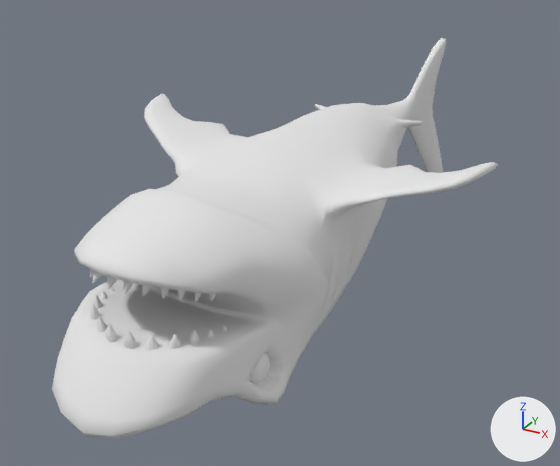
A saved change to the Blender file rigs/shark/animation-shark-dead-floating.blend.
Camera for both pictures: a 50 mm camera at (2.24, -3.99, 2.15) aimed at (-0.34, 0.71, -0.2). Every picture has the same lights, and +X, +Y and +Z are marked at lower right. The first picture is the older version. Both versions are drawn at frame 0 of the action 'Dead Floating'; the numbers are the values there.

Objects in the first picture: 'Shark', 'Shark pieces'.
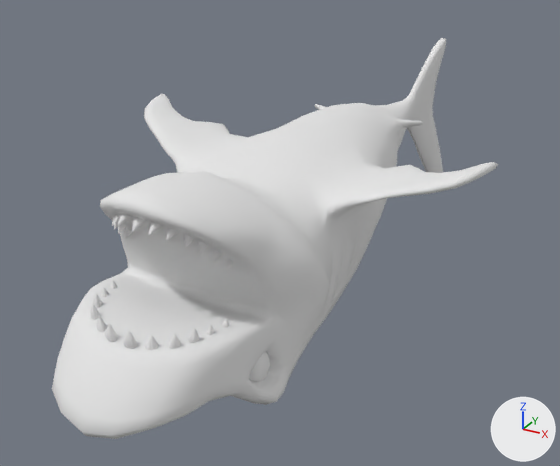
Pixel boxes (x1, y1, x2, y2) of what changed, in the pictures (560 x 466 px; the box of a moved part takes in the faces that stretch with it):
'Shark pieces', reshaped
    before: (90, 269, 270, 382)
    after: (90, 214, 270, 382)
part 1 of me_shark, moved or reshaped
    before: (73, 140, 358, 405)
    after: (74, 141, 358, 405)
part 2 of me_shark_pieces, moved or reshaped
    before: (92, 271, 103, 283)
    after: (117, 214, 133, 226)
part 3 of me_shark_pieces, moved or reshaped
    before: (90, 269, 94, 278)
    after: (113, 214, 121, 225)
part 4 of me_shark_pieces, moved or reshaped (not visible before)
    after: (118, 223, 126, 234)
part 5 of me_shark_pieces, moved or reshaped (not visible before)
    after: (125, 229, 132, 239)
part 6 of me_shark_pieces, moved or reshaped
    before: (107, 276, 118, 290)
    after: (132, 217, 147, 231)
part 7 of me_shark_pieces, moved or reshaped
    before: (101, 291, 108, 299)
    after: (102, 288, 109, 297)
part 8 of me_shark_pieces, moved or reshaped
    before: (110, 287, 114, 291)
    after: (111, 280, 117, 289)
part 9 of me_shark_pieces, moved or reshaped
    before: (123, 281, 135, 294)
    after: (149, 222, 162, 235)
part 10 of me_shark_pieces, moved or reshaped
    before: (142, 285, 152, 296)
    after: (167, 228, 178, 241)
part 11 of me_shark_pieces, moved or reshaped
    before: (161, 288, 169, 299)
    after: (184, 234, 194, 248)
part 12 of me_shark_pieces, moved or reshaped
    before: (177, 290, 186, 301)
    after: (199, 242, 208, 255)
part 13 of me_shark_pieces, moved or reshaped
    before: (194, 292, 202, 302)
    after: (213, 250, 220, 262)
part 14 of me_shark_pieces, moved or reshaped
    before: (211, 294, 216, 302)
    after: (226, 258, 232, 269)
part 15 of me_shark_pieces, moved or reshaped
    before: (207, 329, 214, 337)
    after: (206, 325, 214, 335)
part 16 of me_shark_pieces, moved or reshaped
    before: (222, 326, 227, 331)
    after: (222, 319, 229, 328)

Edits to the bpy script that builds the scene:
```text
Change me_shark:
    where me_shark.from_pydata(...)  # 1766 vertices, 1816 faces; spans x -1.19..1.26, y -1.83..3.78, z -1.05..0.88
    me_shark part 1: 453 of 1766 vertices moved; they spanned x -0.64..0.65, y -1.62..-0.23, z -0.35..0.76 and now span x -0.64..0.65, y -1.4..-0.19, z -0.34..0.86; mean shift (0.0, 0.05, 0.03); largest move (0.01, -1.62, 0.6) -> (0.02, -1.39, 0.83)
Change me_shark_pieces:
    remove me_shark_pieces.from_pydata(...)  # 1578 vertices, 1562 faces; spans x -0.545..0.519, y -1.574..-0.88, z -0.263..0.558
    add me_shark_pieces.from_pydata(...)  # 1578 vertices, 1562 faces; spans x -0.545..0.519, y -1.543..-0.882, z -0.259..0.765
    me_shark_pieces part 2: the loose piece of 50 vertices spanning x -0.108..-0.048, y -1.57..-1.479, z 0.475..0.555 is multiplied about its middle by the matrix ((1.0, -0.023, -0.006), (0.024, 0.955, 0.297), (-0.002, -0.297, 0.955)), then moved by (0.013, 0.2, 0.208)
    me_shark_pieces part 3: the loose piece of 50 vertices spanning x -0.17..-0.115, y -1.515..-1.429, z 0.464..0.548 is multiplied about its middle by the matrix ((1.0, -0.023, -0.006), (0.024, 0.955, 0.297), (-0.002, -0.297, 0.955)), then moved by (0.012, 0.193, 0.193)
    me_shark_pieces part 4: the loose piece of 50 vertices spanning x -0.299..-0.271, y -1.293..-1.241, z 0.381..0.447 is multiplied about its middle by the matrix ((1.0, -0.023, -0.005), (0.023, 0.954, 0.297), (-0.002, -0.297, 0.955)), then moved by (0.008, 0.153, 0.137)
    me_shark_pieces part 5: the loose piece of 50 vertices spanning x -0.321..-0.294, y -1.195..-1.145, z 0.346..0.408 is multiplied about its middle by the matrix ((0.998, -0.018, -0.006), (0.019, 0.955, 0.29), (0.001, -0.29, 0.955)), then moved by (0.005, 0.132, 0.107)
    me_shark_pieces part 6: the loose piece of 50 vertices spanning x -0.025..0.041, y -1.574..-1.492, z 0.468..0.558 is multiplied about its middle by the matrix ((1.0, -0.023, -0.006), (0.024, 0.955, 0.297), (-0.002, -0.297, 0.955)), then moved by (0.013, 0.201, 0.211)
    me_shark_pieces part 7: the loose piece of 50 vertices spanning x -0.348..-0.316, y -1.264..-1.219, z 0.15..0.22 is multiplied about its middle by the matrix ((1.0, -0.002, -0.002), (0.002, 0.999, 0.037), (0.002, -0.037, 0.999)), then moved by (0.001, 0.005, 0.019)
    me_shark_pieces part 8: the loose piece of 50 vertices spanning x -0.373..-0.343, y -1.167..-1.125, z 0.133..0.199 is multiplied about its middle by the matrix ((1.0, -0.004, -0.002), (0.005, 0.997, 0.079), (0.002, -0.079, 0.997)), then moved by (0.002, 0.011, 0.032)
    me_shark_pieces part 9: the loose piece of 50 vertices spanning x 0.066..0.124, y -1.574..-1.483, z 0.466..0.547 is multiplied about its middle by the matrix ((1.0, -0.023, -0.006), (0.024, 0.955, 0.297), (-0.002, -0.297, 0.955)), then moved by (0.013, 0.202, 0.21)
    me_shark_pieces part 10: the loose piece of 50 vertices spanning x 0.133..0.188, y -1.523..-1.438, z 0.448..0.533 is multiplied about its middle by the matrix ((1.0, -0.023, -0.006), (0.024, 0.955, 0.297), (-0.002, -0.297, 0.955)), then moved by (0.012, 0.196, 0.196)
    me_shark_pieces part 11: the loose piece of 50 vertices spanning x 0.2..0.246, y -1.456..-1.391, z 0.422..0.506 is multiplied about its middle by the matrix ((1.0, -0.022, -0.006), (0.023, 0.954, 0.298), (-0.001, -0.298, 0.954)), then moved by (0.011, 0.187, 0.181)
    me_shark_pieces part 12: the loose piece of 50 vertices spanning x 0.245..0.288, y -1.385..-1.324, z 0.387..0.475 is multiplied about its middle by the matrix ((1.0, -0.023, -0.006), (0.023, 0.954, 0.297), (-0.002, -0.298, 0.955)), then moved by (0.01, 0.175, 0.161)
    me_shark_pieces part 13: the loose piece of 50 vertices spanning x 0.289..0.317, y -1.306..-1.254, z 0.352..0.418 is multiplied about its middle by the matrix ((1.0, -0.023, -0.005), (0.023, 0.954, 0.297), (-0.002, -0.297, 0.955)), then moved by (0.008, 0.159, 0.141)
    me_shark_pieces part 14: the loose piece of 50 vertices spanning x 0.314..0.339, y -1.206..-1.157, z 0.314..0.377 is multiplied about its middle by the matrix ((0.998, -0.019, -0.006), (0.02, 0.955, 0.29), (0.001, -0.29, 0.955)), then moved by (0.006, 0.135, 0.113)
    me_shark_pieces part 15: the loose piece of 50 vertices spanning x 0.317..0.351, y -1.264..-1.22, z 0.114..0.184 is turned -2.1 degrees about the x axis through its middle, then moved by (0.001, 0.005, 0.02)
    me_shark_pieces part 16: the loose piece of 50 vertices spanning x 0.342..0.373, y -1.169..-1.127, z 0.094..0.16 is turned -4.5 degrees about the x axis through its middle, then moved by (0.002, 0.011, 0.034)
    other edits to the shape of me_shark_pieces do not show in these pictures
```
